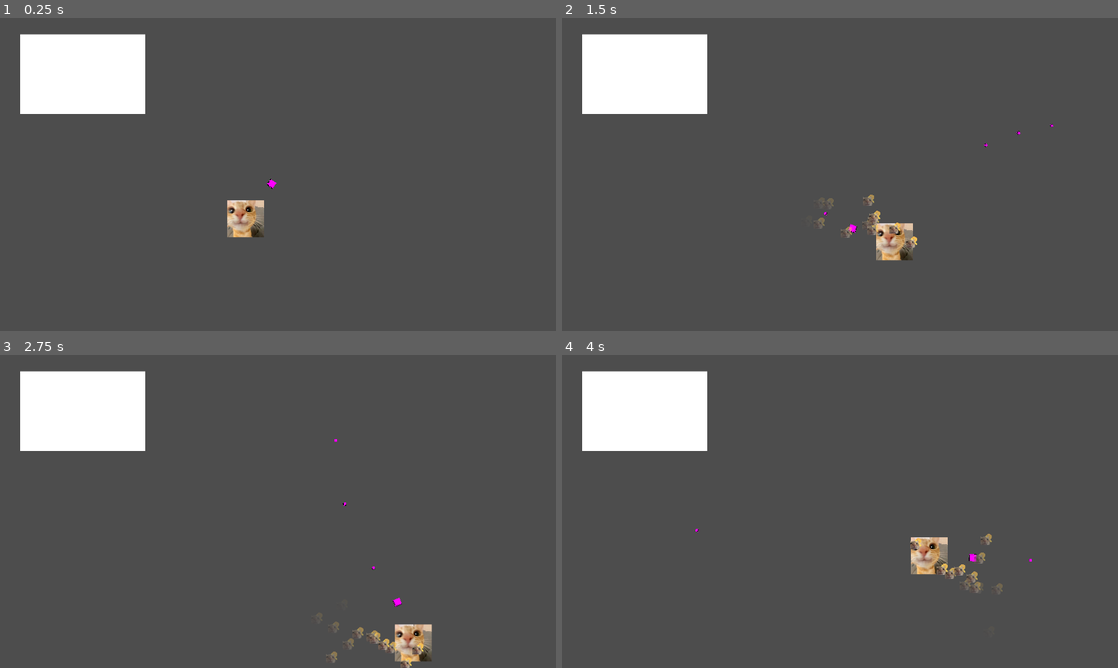
Above: before the commit, frames 1-4 (two rows, left to right).
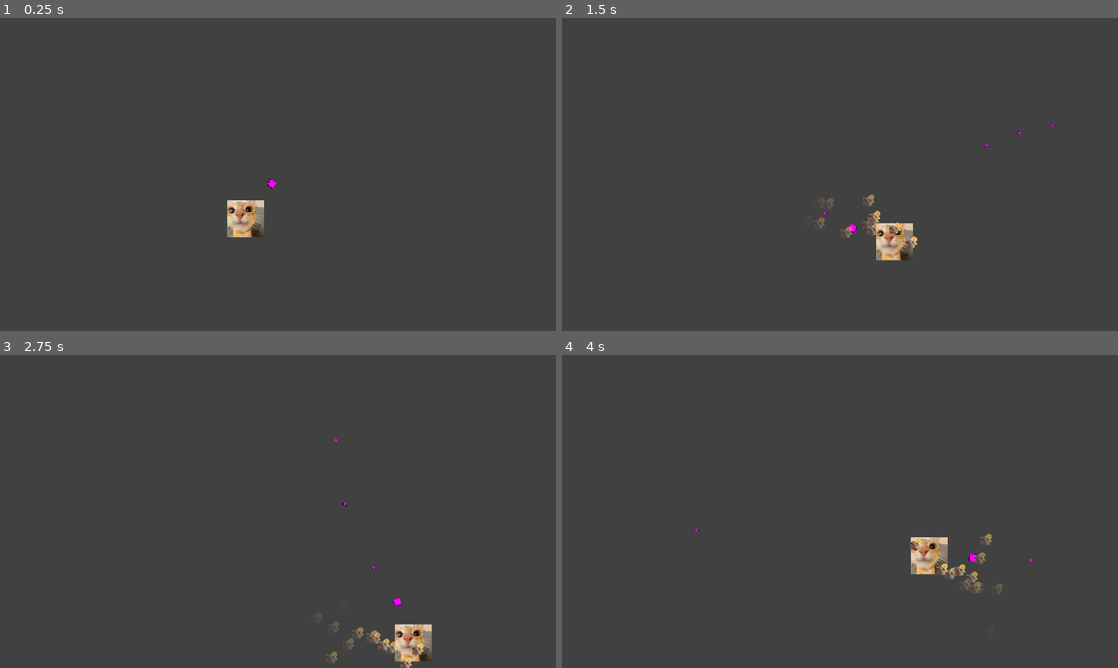
Above: after the commit, the same moments.

Repository: kinghos/GMTK-Game-Jam-2026
Game: Godot game, scene res://scenes/test.tscn
Same seed, same stepped clock (60 frames per second), same inputs: the game is played once before the commit and once after it.
Inputs (mouse positions are in pixels of both pictures, inside the frame that each line leads up to):
- Up to frame 1 (0.25 s): no input
- Up to frame 2 (1.5 s): tap Enter at 0.5 s; move the mouse to (962, 158) at 0.52 s; press the mouse at (962, 158) at 0.53 s; hold D (Right) 0.53-1.28 s; move the mouse to (728, 190) at 1.27 s; release the mouse at (728, 190) at 1.28 s; hold S (Down) from 1.28 s (still down); click (728, 190) at 1.35 s
- Up to frame 3 (2.75 s): move the mouse to (333, 442) at 2.02 s; release S (Down) at 2.03 s; press the mouse at (333, 442) at 2.03 s; hold D (Right) from 2.03 s (still down)
- Up to frame 4 (4 s): move the mouse to (812, 574) at 2.77 s; release D (Right) at 2.78 s; release the mouse at (812, 574) at 2.78 s; hold W (Up) 2.78-3.53 s; click (812, 574) at 2.85 s; move the mouse to (1006, 558) at 3.52 s; press the mouse at (1006, 558) at 3.53 s; hold A (Left) from 3.53 s (still down)

The runs differ from the first frame. In frame 1, 5.8% of the frame differs, in the area x 3-27%, y 5-31%; in frame 2, 5.8%; in frame 3, 5.8%; in frame 4, 5.8%.
Error after the commit: Invalid access to property or key 'Player' on a base object of type 'Node (Globals.gd)'. (res://scenes/test.gd:14)

Commit message:
various changes to enemy

Diff:
--- a/globals/Globals.gd
+++ b/globals/Globals.gd
@@ -1,3 +1,15 @@
 extends Node
 
+
 var player: Player
+enum ENEMY_TYPES {FODDER, CHARGELESS, PARASITE, RANGED}
+
+
+# Called when the node enters the scene tree for the first time.
+func _ready() -> void:
+	pass # Replace with function body.
+
+
+# Called every frame. 'delta' is the elapsed time since the previous frame.
+func _process(delta: float) -> void:
+	pass
--- a/project.godot
+++ b/project.godot
@@ -26,6 +26,10 @@
 window/size/borderless=true
 window/stretch/mode="viewport"
 window/stretch/aspect="expand"
+
+[global_group]
+
+Enemies=""
 
 [input]
 
--- a/scenes/enemies/base_enemy.tscn
+++ b/scenes/enemies/base_enemy.tscn
@@ -6,7 +6,8 @@
 [sub_resource type="RectangleShape2D" id="RectangleShape2D_k5ghg"]
 size = Vector2(32, 32)
 
-[node name="BaseEnemy" type="CharacterBody2D" unique_id=1193687902]
+[node name="BaseEnemy" type="CharacterBody2D" unique_id=1193687902 groups=["Enemies"]]
+motion_mode = 1
 script = ExtResource("1_qf3h2")
 
 [node name="CollisionShape2D" type="CollisionShape2D" parent="." unique_id=1150660543]
--- /dev/null
+++ b/scenes/enemies/fodder.tscn
@@ -0,0 +1,5 @@
+[gd_scene format=3 uid="uid://cyaef5g41qd5j"]
+
+[ext_resource type="PackedScene" uid="uid://hqm0xru0ae3j" path="res://scenes/enemies/base_enemy.tscn" id="1_2nr0v"]
+
+[node name="BaseEnemy" unique_id=1193687902 instance=ExtResource("1_2nr0v")]
--- /dev/null
+++ b/scenes/test.gd
@@ -0,0 +1,19 @@
+extends Node2D
+
+const FODDER = preload("uid://cyaef5g41qd5j")
+
+var wave_number = 1
+var spawn_num = 10
+var spawn_offset: Vector2 = Vector2(100, 100)
+
+func _process(delta: float) -> void:
+	if get_tree().get_nodes_in_group("Enemies").is_empty():
+		spawn_wave()
+
+func spawn_wave():
+	var player_pos = Globals.Player.global_position
+	for i in range(wave_number * spawn_num):
+		await get_tree().create_timer(0.5).timeout
+		var fodder: Enemy = FODDER.instantiate()
+		fodder.global_position = player_pos + spawn_offset.rotated(randf_range(0, TAU))
+		add_child(fodder)
--- a/scenes/test.tscn
+++ b/scenes/test.tscn
@@ -1,14 +1,15 @@
 [gd_scene format=3 uid="uid://cc7gqs5oj7agq"]
 
+[ext_resource type="Script" uid="uid://bflra6x651531" path="res://scenes/test.gd" id="1_bl13t"]
 [ext_resource type="PackedScene" uid="uid://b87hq2kmyp5ee" path="res://scenes/player/player.tscn" id="1_errlg"]
 
 [node name="Test" type="Node2D" unique_id=1894181403]
+script = ExtResource("1_bl13t")
 
 [node name="ColorRect" type="ColorRect" parent="." unique_id=736795770]
-offset_left = 70.0
-offset_top = 57.0
-offset_right = 502.0
-offset_bottom = 331.0
+offset_right = 1920.0
+offset_bottom = 1080.0
+color = Color(0.25565878, 0.25565878, 0.25565878, 1)
 
 [node name="CharacterBody2D" parent="." unique_id=181589956 instance=ExtResource("1_errlg")]
 position = Vector2(848, 693)
Not shown, added: scenes/test.gd.uid
